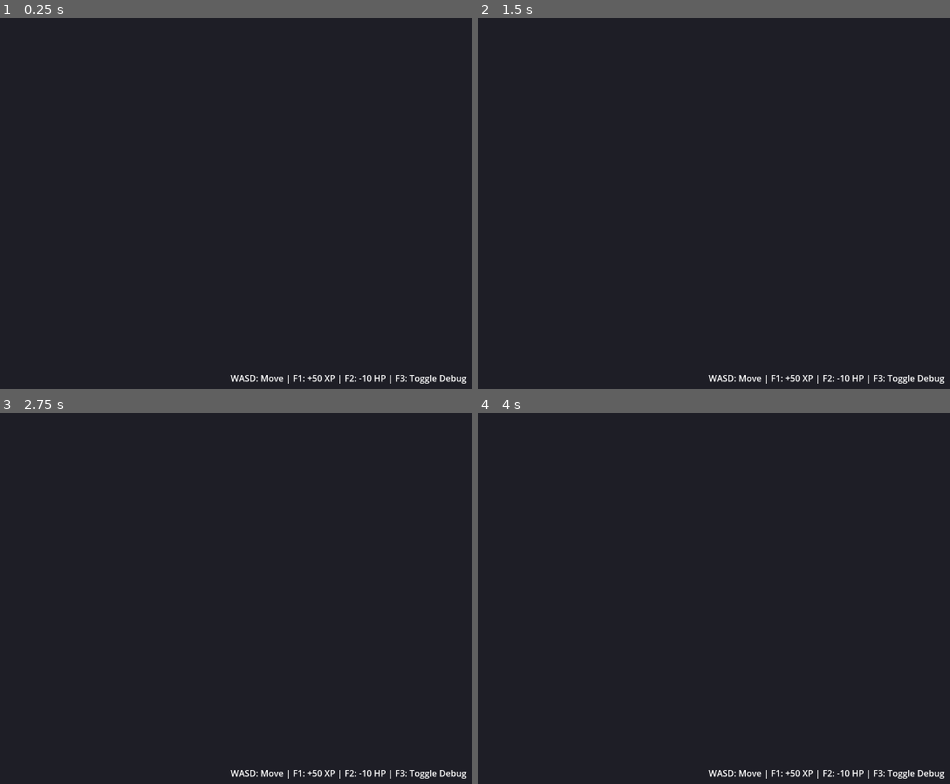
Above: before the commit, frames 1-4 (two rows, left to right).
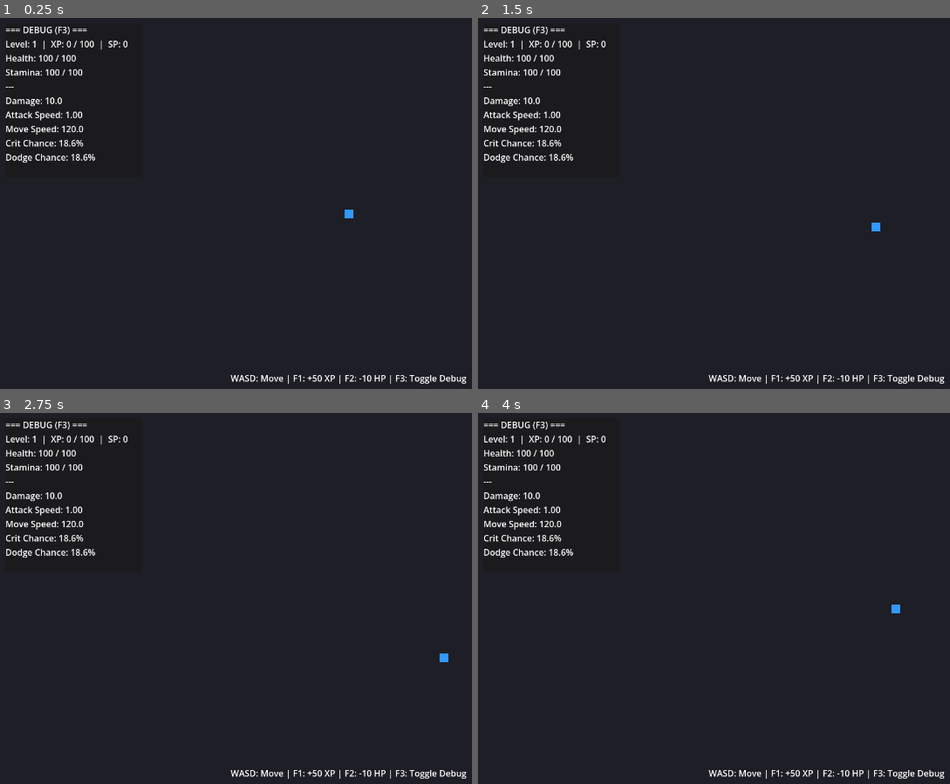
Above: after the commit, the same moments.

Repository: rzeminski16-cell/TheSwanGame
Game: Godot game, scene res://scenes/Main.tscn
Same seed, same stepped clock (60 frames per second), same inputs: the game is played once before the commit and once after it.
Inputs:
- Up to frame 1 (0.25 s): no input
- Up to frame 2 (1.5 s): tap Enter at 0.5 s; hold D (move_right) 0.53-1.28 s; tap Space at 1.25 s; hold S (move_down) from 1.28 s (still down)
- Up to frame 3 (2.75 s): release S (move_down) at 2.03 s; hold D (move_right) from 2.03 s (still down)
- Up to frame 4 (4 s): tap Enter at 2.75 s; release D (move_right) at 2.78 s; hold W (move_up) 2.78-3.53 s; hold A (move_left) from 3.53 s (still down)

The runs differ from the first frame. In frame 1, 1.5% of the frame differs, in the area x 1-75%, y 2-54%; in frame 2, 1.5%; in frame 3, 1.5%; in frame 4, 1.5%.
Error before the commit: Parse Error: Cannot infer the type of "bonuses" variable because the value doesn't have a set type. (res://scripts/managers/player_manager.gd:174)

Commit message:
Fixed bonuses variable

Diff:
--- a/project.godot
+++ b/project.godot
@@ -1,14 +1,22 @@
 ; Engine configuration file.
 ; It's best edited using the editor UI and not directly,
-; but it can also be manually edited if needed.
+; since the parameters that go here are not all obvious.
+;
+; Format:
+;   [section] ; section goes between []
+;   param=value ; assign values to parameters
 
 config_version=5
+
+[animation]
+
+compatibility/default_parent_skeleton_in_mesh_instance_3d=true
 
 [application]
 
 config/name="The Swan Game"
 run/main_scene="res://scenes/Main.tscn"
-config/features=PackedStringArray("4.4", "GL Compatibility")
+config/features=PackedStringArray("4.6", "GL Compatibility")
 
 [autoload]
 
@@ -28,58 +36,67 @@
 
 window/size/viewport_width=1280
 window/size/viewport_height=720
-window/size/resizable=true
 window/stretch/mode="viewport"
-window/stretch/aspect="keep"
+
+[input]
+
+move_up={
+"deadzone": 0.5,
+"events": [Object(InputEventKey,"resource_local_to_scene":false,"resource_name":"","device":-1,"window_id":0,"alt_pressed":false,"shift_pressed":false,"ctrl_pressed":false,"meta_pressed":false,"pressed":false,"keycode":0,"physical_keycode":87,"key_label":0,"unicode":119,"location":0,"echo":false,"script":null)
+]
+}
+move_down={
+"deadzone": 0.5,
+"events": [Object(InputEventKey,"resource_local_to_scene":false,"resource_name":"","device":-1,"window_id":0,"alt_pressed":false,"shift_pressed":false,"ctrl_pressed":false,"meta_pressed":false,"pressed":false,"keycode":0,"physical_keycode":83,"key_label":0,"unicode":115,"location":0,"echo":false,"script":null)
+]
+}
+move_left={
+"deadzone": 0.5,
+"events": [Object(InputEventKey,"resource_local_to_scene":false,"resource_name":"","device":-1,"window_id":0,"alt_pressed":false,"shift_pressed":false,"ctrl_pressed":false,"meta_pressed":false,"pressed":false,"keycode":0,"physical_keycode":65,"key_label":0,"unicode":97,"location":0,"echo":false,"script":null)
+]
+}
+move_right={
+"deadzone": 0.5,
+"events": [Object(InputEventKey,"resource_local_to_scene":false,"resource_name":"","device":-1,"window_id":0,"alt_pressed":false,"shift_pressed":false,"ctrl_pressed":false,"meta_pressed":false,"pressed":false,"keycode":0,"physical_keycode":68,"key_label":0,"unicode":100,"location":0,"echo":false,"script":null)
+]
+}
+interact={
+"deadzone": 0.5,
+"events": [Object(InputEventKey,"resource_local_to_scene":false,"resource_name":"","device":-1,"window_id":0,"alt_pressed":false,"shift_pressed":false,"ctrl_pressed":false,"meta_pressed":false,"pressed":false,"keycode":0,"physical_keycode":69,"key_label":0,"unicode":101,"location":0,"echo":false,"script":null)
+]
+}
+attack={
+"deadzone": 0.5,
+"events": [Object(InputEventMouseButton,"resource_local_to_scene":false,"resource_name":"","device":-1,"window_id":0,"alt_pressed":false,"shift_pressed":false,"ctrl_pressed":false,"meta_pressed":false,"button_mask":1,"position":Vector2(0, 0),"global_position":Vector2(0, 0),"factor":1.0,"button_index":1,"canceled":false,"pressed":true,"double_click":false,"script":null)
+]
+}
+ability_1={
+"deadzone": 0.5,
+"events": [Object(InputEventKey,"resource_local_to_scene":false,"resource_name":"","device":-1,"window_id":0,"alt_pressed":false,"shift_pressed":false,"ctrl_pressed":false,"meta_pressed":false,"pressed":false,"keycode":0,"physical_keycode":81,"key_label":0,"unicode":113,"location":0,"echo":false,"script":null)
+]
+}
+ability_2={
+"deadzone": 0.5,
+"events": [Object(InputEventKey,"resource_local_to_scene":false,"resource_name":"","device":-1,"window_id":0,"alt_pressed":false,"shift_pressed":false,"ctrl_pressed":false,"meta_pressed":false,"pressed":false,"keycode":0,"physical_keycode":82,"key_label":0,"unicode":114,"location":0,"echo":false,"script":null)
+]
+}
+toggle_inventory={
+"deadzone": 0.5,
+"events": [Object(InputEventKey,"resource_local_to_scene":false,"resource_name":"","device":-1,"window_id":0,"alt_pressed":false,"shift_pressed":false,"ctrl_pressed":false,"meta_pressed":false,"pressed":false,"keycode":0,"physical_keycode":73,"key_label":0,"unicode":105,"location":0,"echo":false,"script":null)
+]
+}
+toggle_skill_tree={
+"deadzone": 0.5,
+"events": [Object(InputEventKey,"resource_local_to_scene":false,"resource_name":"","device":-1,"window_id":0,"alt_pressed":false,"shift_pressed":false,"ctrl_pressed":false,"meta_pressed":false,"pressed":false,"keycode":0,"physical_keycode":75,"key_label":0,"unicode":107,"location":0,"echo":false,"script":null)
+]
+}
+pause={
+"deadzone": 0.5,
+"events": [Object(InputEventKey,"resource_local_to_scene":false,"resource_name":"","device":-1,"window_id":0,"alt_pressed":false,"shift_pressed":false,"ctrl_pressed":false,"meta_pressed":false,"pressed":false,"keycode":0,"physical_keycode":4194305,"key_label":0,"unicode":0,"location":0,"echo":false,"script":null)
+]
+}
 
 [rendering]
 
 textures/canvas_textures/default_texture_filter=0
 renderer/rendering_method="gl_compatibility"
-
-[input]
-
-move_up={
-"deadzone": 0.5,
-"events": [Object(InputEventKey,"resource_local_to_scene":false,"resource_name":"","device":-1,"window_id":0,"alt_pressed":false,"shift_pressed":false,"ctrl_pressed":false,"meta_pressed":false,"pressed":false,"keycode":0,"physical_keycode":87,"key_label":0,"unicode":119,"location":0,"echo":false,"script":null)]
-}
-move_down={
-"deadzone": 0.5,
-"events": [Object(InputEventKey,"resource_local_to_scene":false,"resource_name":"","device":-1,"window_id":0,"alt_pressed":false,"shift_pressed":false,"ctrl_pressed":false,"meta_pressed":false,"pressed":false,"keycode":0,"physical_keycode":83,"key_label":0,"unicode":115,"location":0,"echo":false,"script":null)]
-}
-move_left={
-"deadzone": 0.5,
-"events": [Object(InputEventKey,"resource_local_to_scene":false,"resource_name":"","device":-1,"window_id":0,"alt_pressed":false,"shift_pressed":false,"ctrl_pressed":false,"meta_pressed":false,"pressed":false,"keycode":0,"physical_keycode":65,"key_label":0,"unicode":97,"location":0,"echo":false,"script":null)]
-}
-move_right={
-"deadzone": 0.5,
-"events": [Object(InputEventKey,"resource_local_to_scene":false,"resource_name":"","device":-1,"window_id":0,"alt_pressed":false,"shift_pressed":false,"ctrl_pressed":false,"meta_pressed":false,"pressed":false,"keycode":0,"physical_keycode":68,"key_label":0,"unicode":100,"location":0,"echo":false,"script":null)]
-}
-interact={
-"deadzone": 0.5,
-"events": [Object(InputEventKey,"resource_local_to_scene":false,"resource_name":"","device":-1,"window_id":0,"alt_pressed":false,"shift_pressed":false,"ctrl_pressed":false,"meta_pressed":false,"pressed":false,"keycode":0,"physical_keycode":69,"key_label":0,"unicode":101,"location":0,"echo":false,"script":null)]
-}
-attack={
-"deadzone": 0.5,
-"events": [Object(InputEventMouseButton,"resource_local_to_scene":false,"resource_name":"","device":-1,"window_id":0,"alt_pressed":false,"shift_pressed":false,"ctrl_pressed":false,"meta_pressed":false,"button_mask":1,"position":Vector2(0, 0),"global_position":Vector2(0, 0),"factor":1.0,"button_index":1,"canceled":false,"pressed":true,"double_click":false,"script":null)]
-}
-ability_1={
-"deadzone": 0.5,
-"events": [Object(InputEventKey,"resource_local_to_scene":false,"resource_name":"","device":-1,"window_id":0,"alt_pressed":false,"shift_pressed":false,"ctrl_pressed":false,"meta_pressed":false,"pressed":false,"keycode":0,"physical_keycode":81,"key_label":0,"unicode":113,"location":0,"echo":false,"script":null)]
-}
-ability_2={
-"deadzone": 0.5,
-"events": [Object(InputEventKey,"resource_local_to_scene":false,"resource_name":"","device":-1,"window_id":0,"alt_pressed":false,"shift_pressed":false,"ctrl_pressed":false,"meta_pressed":false,"pressed":false,"keycode":0,"physical_keycode":82,"key_label":0,"unicode":114,"location":0,"echo":false,"script":null)]
-}
-toggle_inventory={
-"deadzone": 0.5,
-"events": [Object(InputEventKey,"resource_local_to_scene":false,"resource_name":"","device":-1,"window_id":0,"alt_pressed":false,"shift_pressed":false,"ctrl_pressed":false,"meta_pressed":false,"pressed":false,"keycode":0,"physical_keycode":73,"key_label":0,"unicode":105,"location":0,"echo":false,"script":null)]
-}
-toggle_skill_tree={
-"deadzone": 0.5,
-"events": [Object(InputEventKey,"resource_local_to_scene":false,"resource_name":"","device":-1,"window_id":0,"alt_pressed":false,"shift_pressed":false,"ctrl_pressed":false,"meta_pressed":false,"pressed":false,"keycode":0,"physical_keycode":75,"key_label":0,"unicode":107,"location":0,"echo":false,"script":null)]
-}
-pause={
-"deadzone": 0.5,
-"events": [Object(InputEventKey,"resource_local_to_scene":false,"resource_name":"","device":-1,"window_id":0,"alt_pressed":false,"shift_pressed":false,"ctrl_pressed":false,"meta_pressed":false,"pressed":false,"keycode":0,"physical_keycode":4194305,"key_label":0,"unicode":0,"location":0,"echo":false,"script":null)]
-}
--- a/scripts/managers/player_manager.gd
+++ b/scripts/managers/player_manager.gd
@@ -171,7 +171,7 @@
 
 
 func _get_level_bonuses(stat: String, level: int) -> Dictionary:
-	var bonuses := DataManager.get_config_value("level_up_bonuses", {})
+	var bonuses: Dictionary = DataManager.get_config_value("level_up_bonuses", {})
 	var levels_gained: int = level - 1  # Level 1 = no bonus
 
 	var flat: float = 0.0
Not shown, added: scripts/audio_manager.gd.uid
Not shown, added: scripts/components/health_component.gd.uid
Not shown, added: scripts/components/network_sync_component.gd.uid
Not shown, added: scripts/components/stamina_component.gd.uid
Not shown, added: scripts/entities/player.gd.uid
Not shown, added: scripts/main.gd.uid
Not shown, added: scripts/managers/combat_manager.gd.uid
Not shown, added: scripts/managers/data_manager.gd.uid
Not shown, added: scripts/managers/dungeon_manager.gd.uid
Not shown, added: scripts/managers/economy_manager.gd.uid
Not shown, added: scripts/managers/game_state.gd.uid
Not shown, added: scripts/managers/inventory_manager.gd.uid
(and 11 more such lines)
